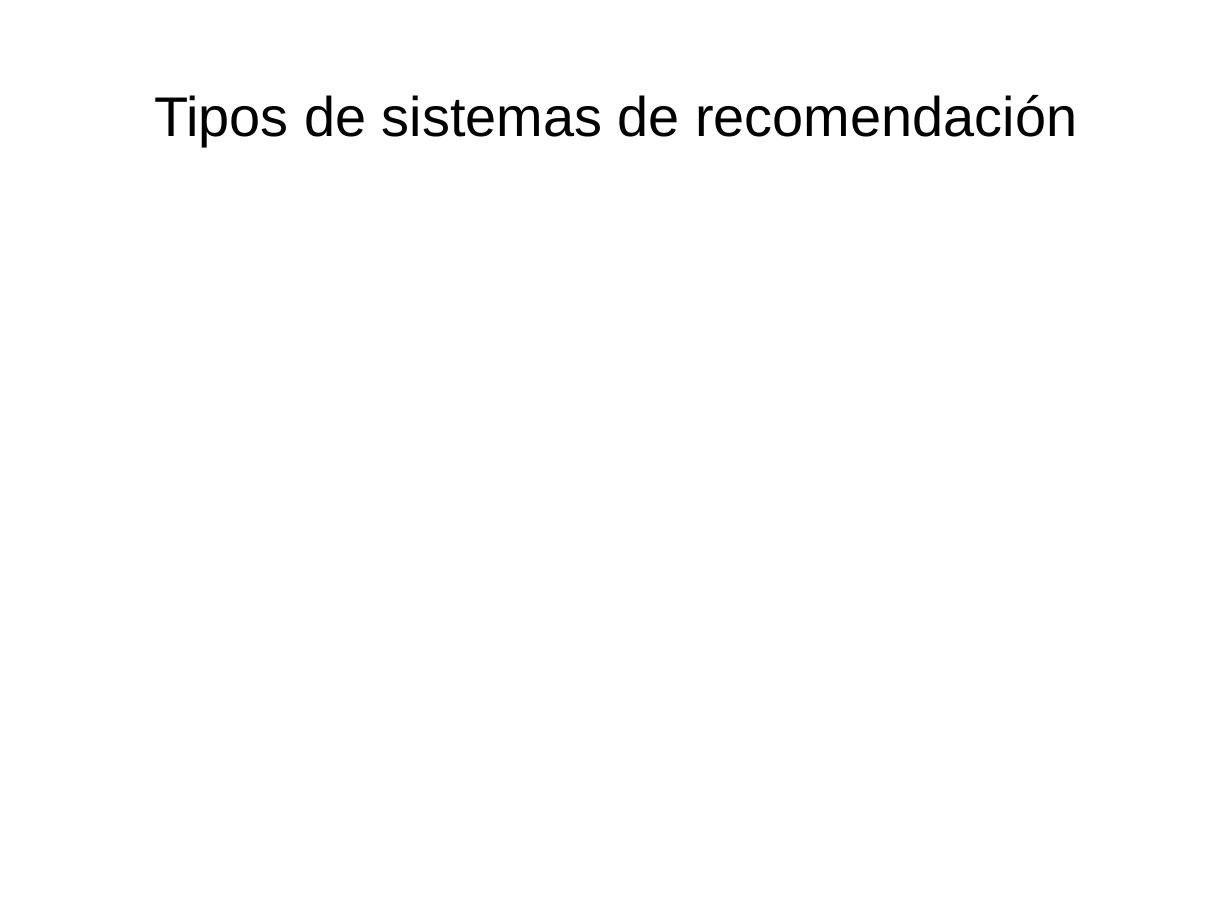
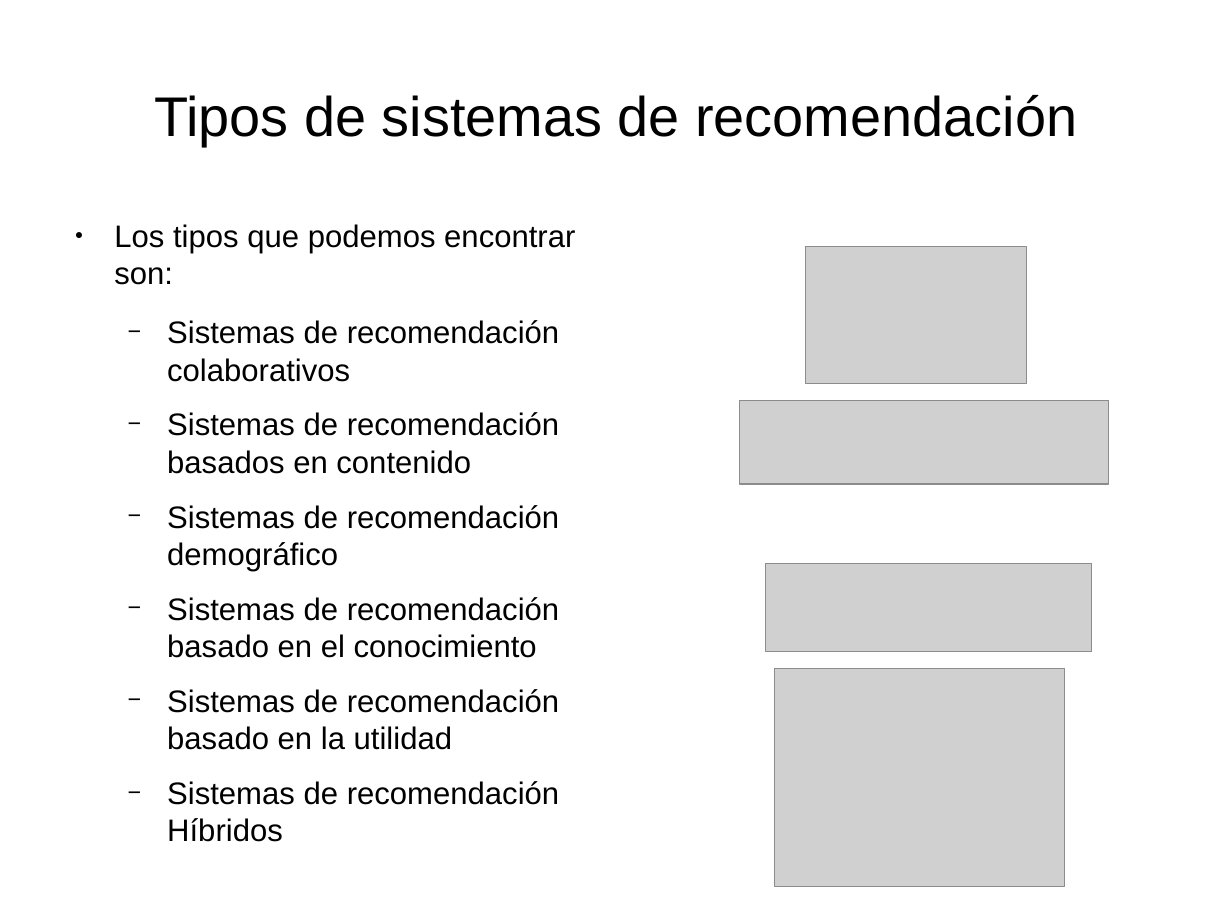
Before and after one commit to Lothar94/Recuperacion_Informacion, a slide deck: slide 6 of Practica 1/PresentacionSR.odp. Drawn at 1232x924 pixels with LibreOffice and Linux fonts; fonts in the diff are those of the drawing; grey boxes stand for pictures. Boxes give left, top, right and bottom in pixels: in the first picture for what was removed or moved away, otherwise in the second. Text is boxed around its words. In the diff, an @@ line names an element or a change of style, - is before the commit and + after.

```diff
--- a/Practica 1/PresentacionSR.odp
+++ b/Practica 1/PresentacionSR.odp
@@ text added at box(114, 224, 575, 842), 20 pt, text #000000 @@
+● Los tipos que podemos encontrar son:
+  − Sistemas de recomendación colaborativos
+  − Sistemas de recomendación basados en contenido
+  − Sistemas de recomendación demográfico
+  − Sistemas de recomendación basado en el conocimiento
+  − Sistemas de recomendación basado en la utilidad
+  − Sistemas de recomendación Híbridos
@@ picture added at box(806, 247, 1027, 385) @@
@@ picture added at box(739, 400, 1109, 484) @@
@@ picture added at box(766, 563, 1092, 652) @@
@@ picture added at box(775, 669, 1065, 887) @@
```
Also in this commit, not shown: 3 other slides changed, 2 slides added, 2 slides removed, 13 other files.
